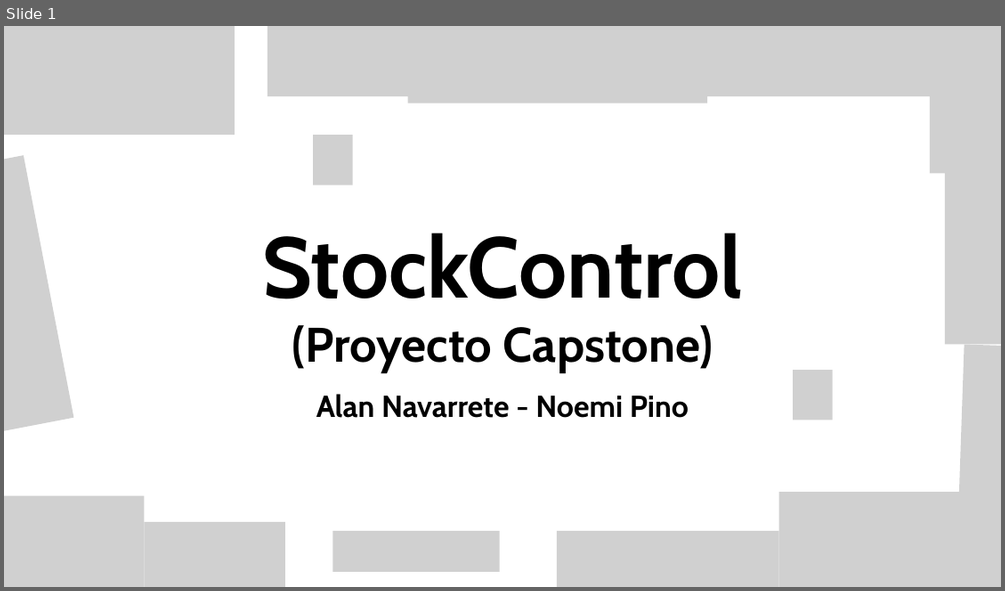
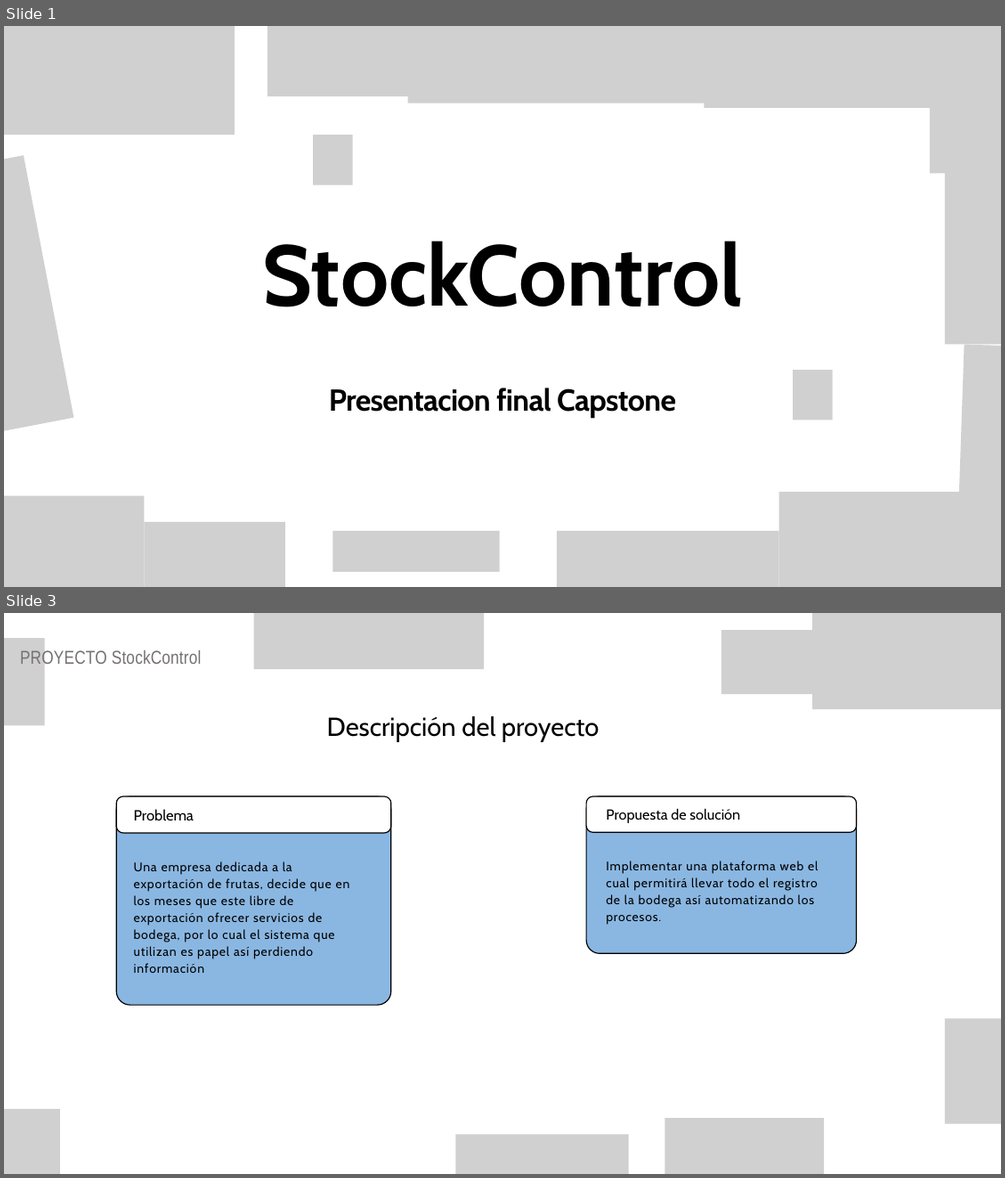
Before and after one commit to NovemiP/CP_PTY4614_4_EQP_4, a slide deck: Fase 2/Evidencias Proyecto/Presentacion Proyecto.pptx. Shown one above the other, each under a label of ours: slide 1 before the commit, slides 1 and 3 after it; the slides between them are not shown. The pictures are 1005x591 and 1005x1178 pixels, drawn with LibreOffice and Linux fonts; fonts in the diff are those of the drawing; grey boxes stand for pictures; background and template pictures are left out. Boxes give left, top, right and bottom in pixels: in the first picture for what was removed or moved away, otherwise in the second. Text is boxed around its words. In the diff, an @@ line names an element or a change of style, - is before the commit and + after.

```diff
--- a/Fase 2/Evidencias Proyecto/Presentacion Proyecto.pptx
+++ b/Fase 2/Evidencias Proyecto/Presentacion Proyecto.pptx
@@ slide 3 added at <box>4,613,1001,1174</box>, background picture (left out) @@
@@ picture added at <box>4,638,45,725</box> @@
@@ picture added at <box>254,613,484,669</box> @@
@@ picture added at <box>721,630,978,694</box> @@
@@ picture added at <box>812,613,1001,709</box> @@
@@ text added at <box>20,649,202,668</box>, 27 pt, text #767171 @@
+PROYECTO StockControl
@@ text added at <box>327,716,599,742</box>, 37.6 pt, text #000000 @@
+Descripción del proyecto
@@ group added at <box>116,796,391,1005</box>: 2 freeform shapes, 2 texts @@
+Problema
+Una empresa dedicada a la exportación de frutas, decide que en los meses que este libre de exportación ofrecer servicios de bodega, por lo cual el sistema que utilizan es papel así perdiendo información
@@ group added at <box>586,796,857,953</box>: 2 freeform shapes, 2 texts @@
+Propuesta de solución
+Implementar una plataforma web el cual permitirá llevar todo el registro de la bodega así automatizando los procesos.
@@ picture added at <box>945,1018,1001,1123</box> @@
@@ picture added at <box>4,1109,60,1174</box> @@
@@ picture added at <box>664,1118,824,1174</box> @@
@@ picture added at <box>455,1135,629,1174</box> @@
@@ slide 1 changed as well @@
@@ picture added at <box>704,44,961,108</box> @@
@@ text "StockControl": place and size @@
-text "StockControl" at <box>262,232,743,372</box>
+text "StockControl" at <box>262,240,743,307</box>
@@ text "StockControl" at <box>262,240,743,307</box>: line spacing 0.97 to 120.3pt @@
@@ text at <box>292,325,713,372</box>: paragraph removed @@
-(Proyecto Capstone)
@@ text at <box>329,387,676,418</box>: text changed @@
-Alan Navarrete - Noemi Pino
+Presentacion final Capstone
```
Also in this commit, not shown: 1 other slide changed, 11 other slides added, 13 slides removed.
